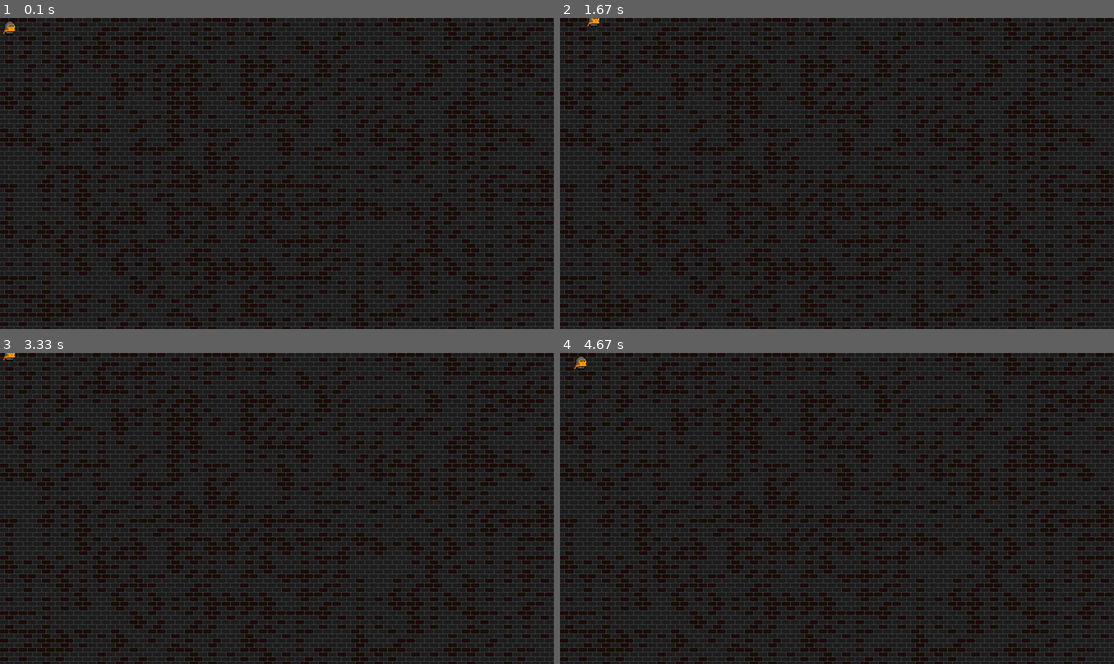
Above: before the commit, frames 1-4 (two rows, left to right).
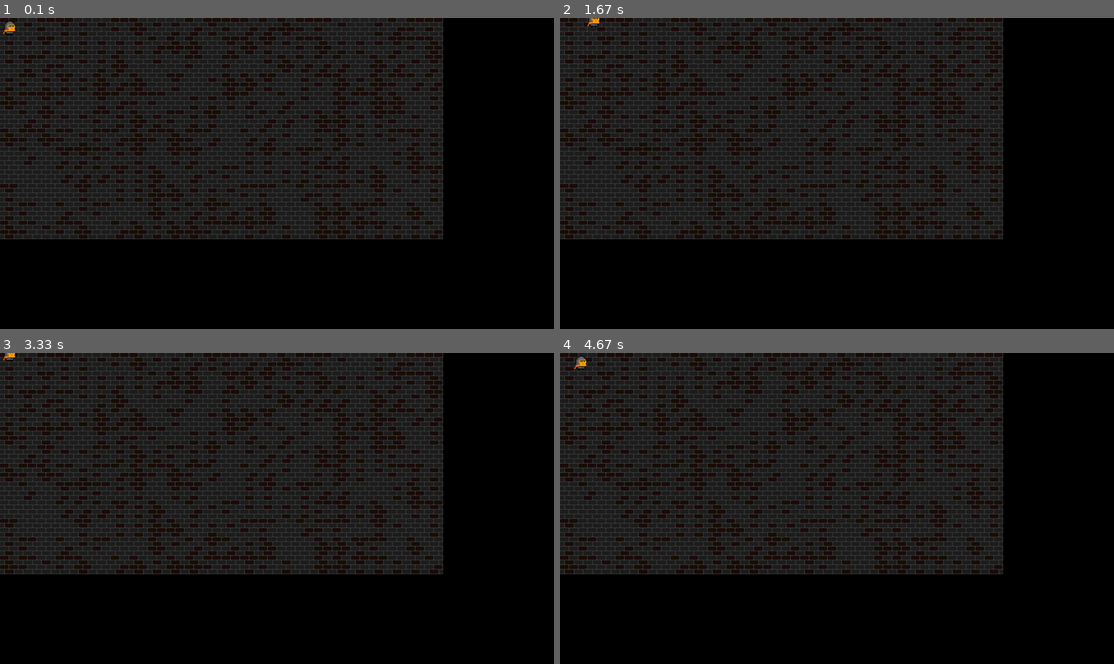
Above: after the commit, the same moments.

Repository: VladislavTuzov/PyGame
Game: pygame game, started from main.py
The game is run twice, just before and just after one commit, with the same random seed, the same clock (stepped at 60 frames per second) and the same inputs.
Inputs:
- Up to frame 1 (0.1 s): no input
- Up to frame 2 (1.67 s): hold Right 0.33-0.8 s; hold Up 0.83-1.13 s; hold Right 1.17-1.63 s
- Up to frame 3 (3.33 s): hold Left 1.67-2.2 s; hold Down 2.23-2.53 s; hold Left 2.57-2.97 s; hold Up from 3 s (still down)
- Up to frame 4 (4.67 s): release Up at 3.37 s; hold Right 3.4-4.03 s; hold Down 4.07-4.43 s; hold Left from 4.47 s (still down)

The runs differ from the first frame. In frame 1, 40% of the frame differs, in the area x 0-100%, y 0-100%; in frame 2, 40%; in frame 3, 40%; in frame 4, 40%.

Commit message:
test dungeon 64x floor

Diff:
--- a/main.py
+++ b/main.py
@@ -13,7 +13,7 @@
 	pygame.display.set_caption('Hero movement')
 	clock = pygame.time.Clock()
 
-	floor = Floor(48, 24, 'dungeon')
+	floor = Floor(24, 12, 'dungeon')
 	knight = Knight()
 
 	running = True
